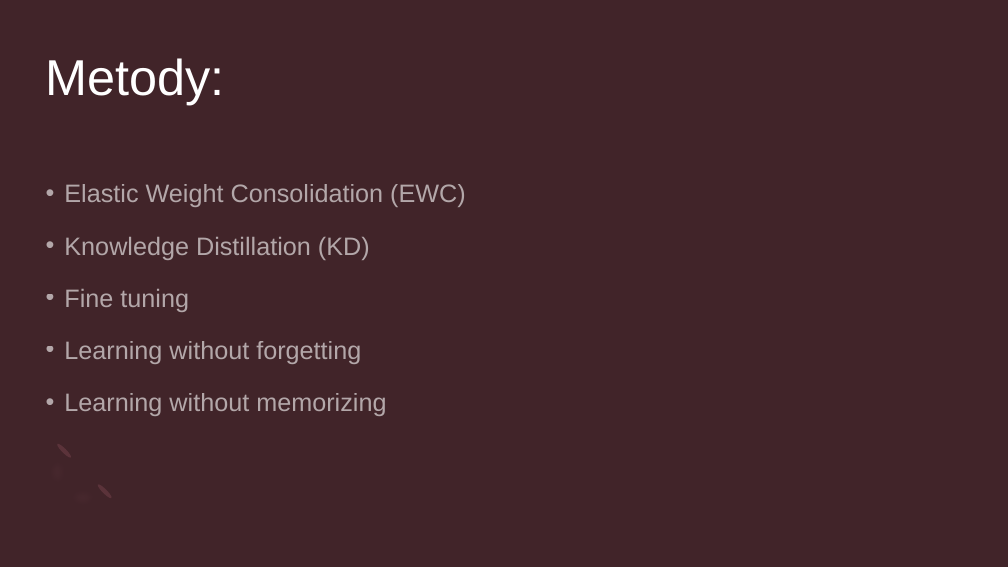
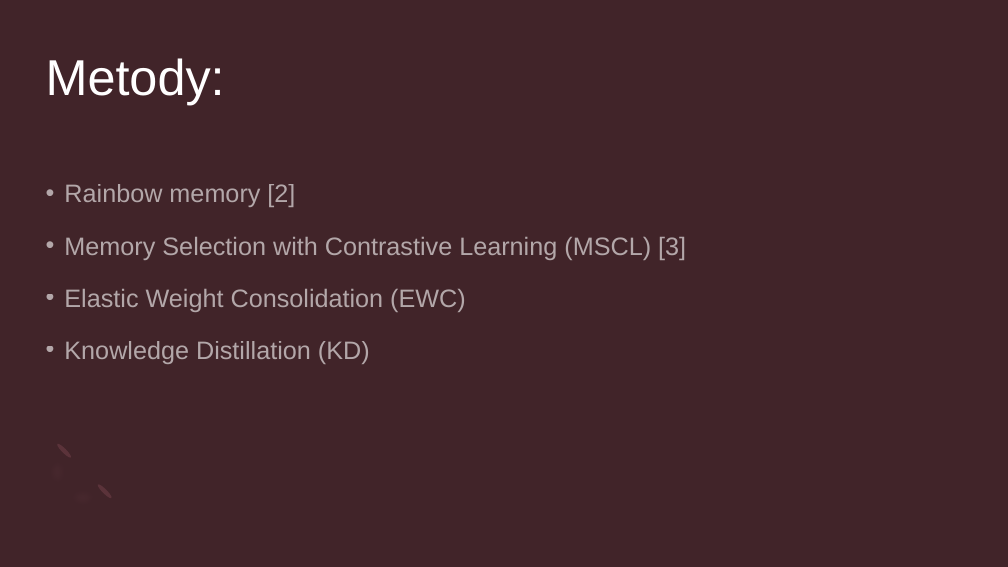
Before and after one commit to Mon4/lifelong-learning, a slide deck: slide 9 of pracownia/Etrych.pptx (slide 5 before the commit). Drawn at 1008x567 pixels with LibreOffice and Linux fonts; fonts in the diff are those of the drawing. Boxes give left, top, right and bottom in pixels: in the first picture for what was removed or moved away, otherwise in the second. Text is boxed around its words. In the diff, an @@ line names an element or a change of style, - is before the commit and + after.

```diff
--- a/pracownia/Etrych.pptx
+++ b/pracownia/Etrych.pptx
@@ text at (x1=64, y1=184, x2=686, y2=260): paragraphs added @@
+• Rainbow memory [2]
+• Memory Selection with Contrastive Learning (MSCL) [3]
@@ text at (x1=64, y1=289, x2=386, y2=416): paragraphs removed @@
-• Fine tuning
-• Learning without forgetting
-• Learning without memorizing
```
Also in this commit, not shown: 3 other slides changed, 8 slides added, 5 slides removed, 3 other files.
